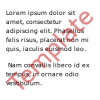
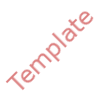
Revision of a layered (100, 100) image; what changed, layer by layer:
hid "Lorem ipsum dolor sit amet, co..." over left=6, top=10, right=90, bottom=86
hid "blank" over left=6, top=10, right=90, bottom=86
